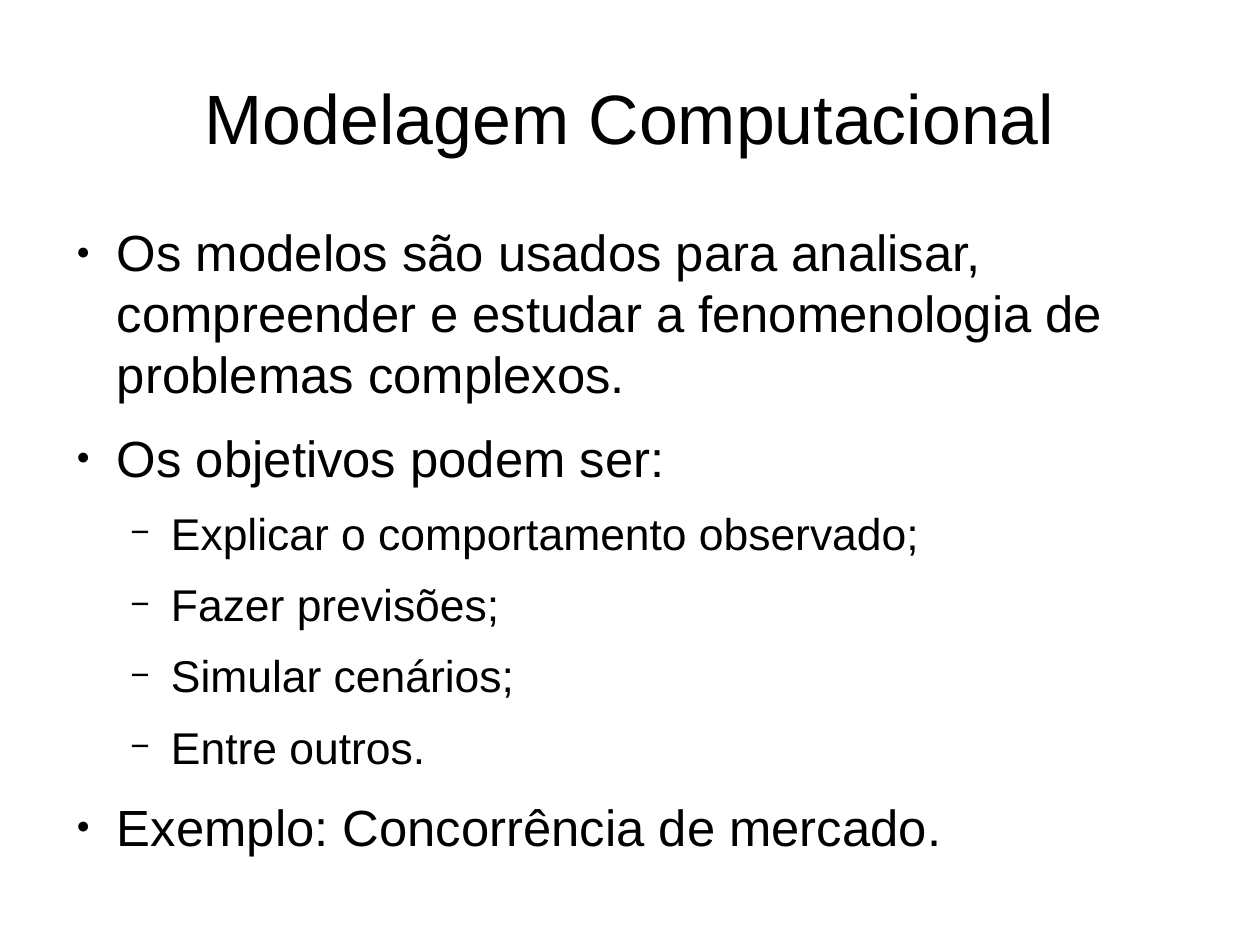
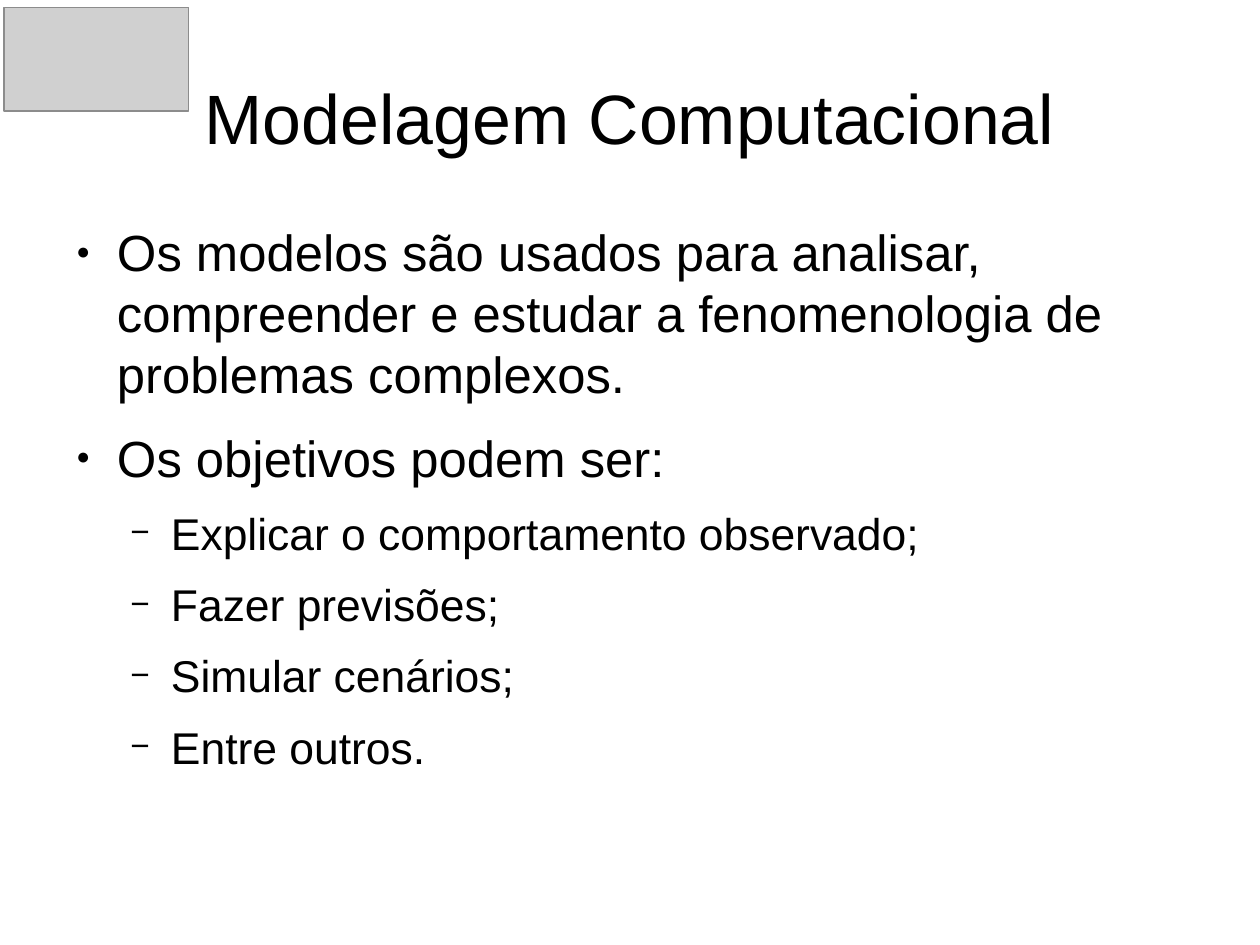
Before and after one commit to alexbprr/agent_modelling, a slide deck: slide 9 of Apresentacao_Marluvas/Marluvas_apresentacao_v2.odp (slide 8 before the commit). Drawn at 1260x945 pixels with LibreOffice and Linux fonts; fonts in the diff are those of the drawing; grey boxes stand for pictures. Boxes give left, top, right and bottom in pixels: in the first picture for what was removed or moved away, otherwise in the second. Text is boxed around its words. In the diff, an @@ line names an element or a change of style, - is before the commit and + after.

```diff
--- a/Apresentacao_Marluvas/Marluvas_apresentacao_v2.odp
+++ b/Apresentacao_Marluvas/Marluvas_apresentacao_v2.odp
@@ picture added at <box>5,7,190,111</box> @@
@@ text at <box>117,809,941,856</box>: paragraph removed @@
-● Exemplo: Concorrência de mercado.
```
Also in this commit, not shown: 14 other slides changed, 1 slide added, 1 slide removed.
